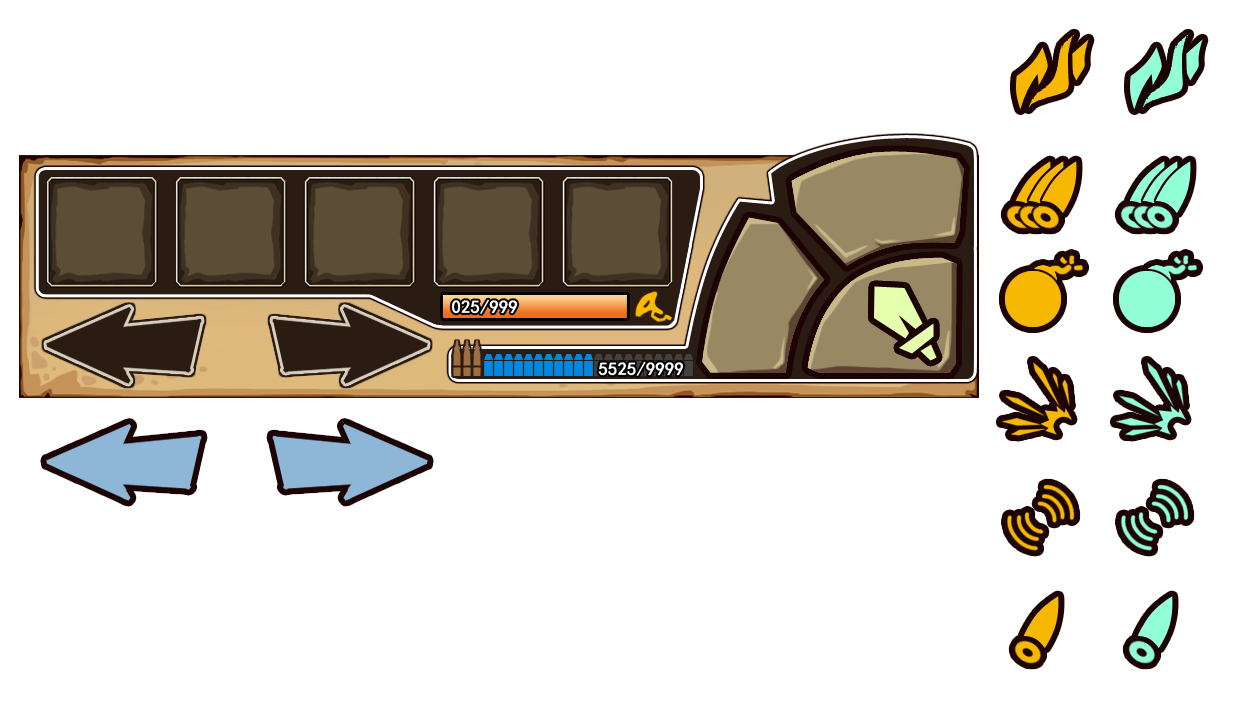
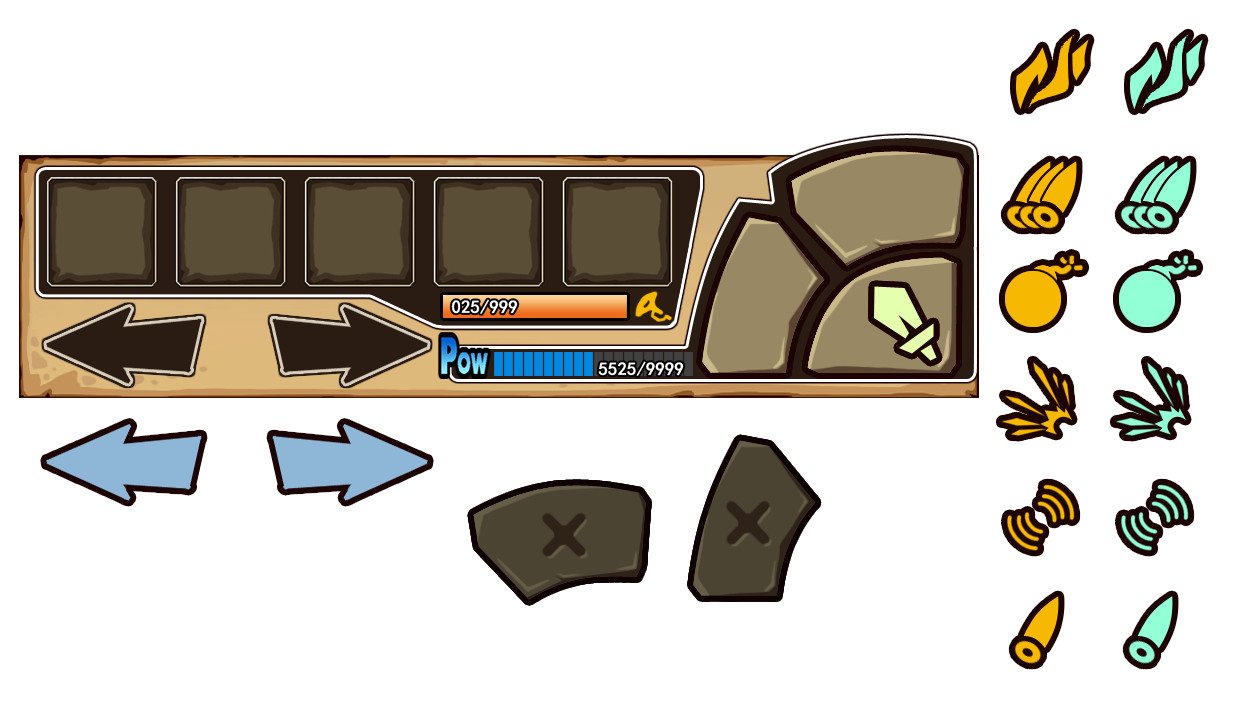
Two versions of the same layered image (w=1245, h=701). Layer-by-layer changes:
renamed "图层 8 副本" to "POW", painted on it over <box>438,332,491,379</box>
painted on "图层 6 副本" over <box>484,352,693,376</box>
added layer "图层 37" above "图层 36" over <box>687,434,822,602</box>
added layer "图层 36" above "图层 29" over <box>467,479,652,606</box>
